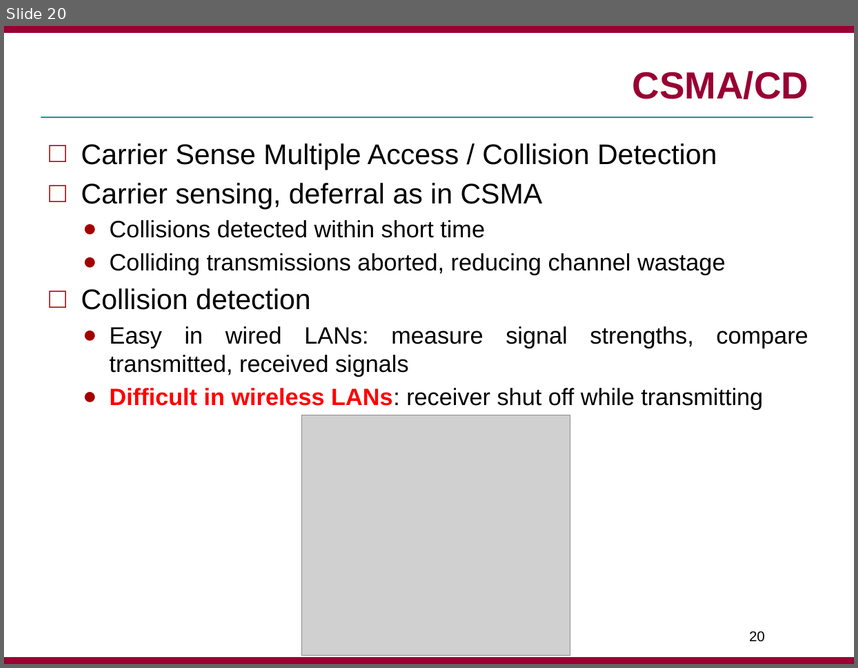
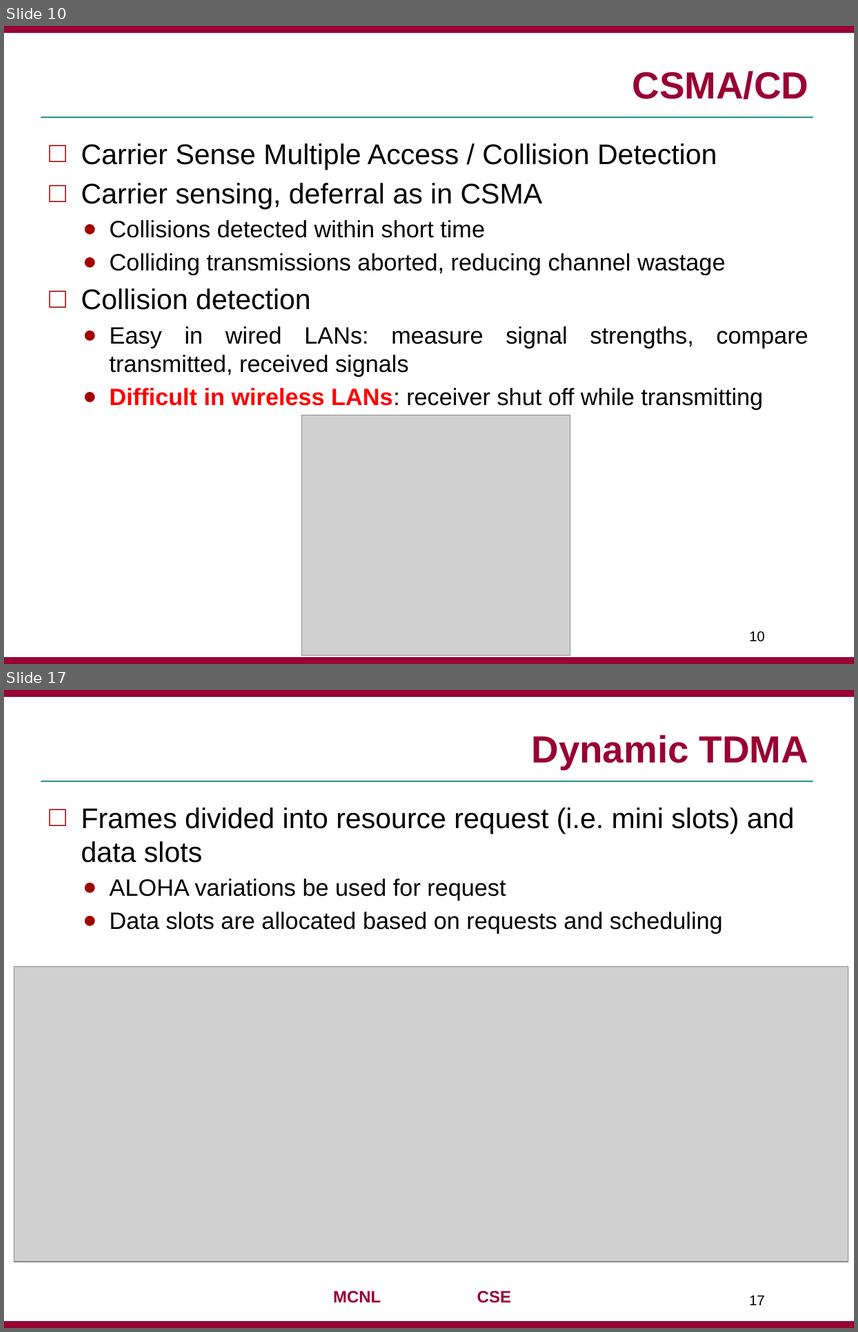
Before and after one commit to jaejunha/Paper, a slide deck: Daily(written_in_Korean)/180901.pptx. Shown one above the other, each under a label of ours: slide 20 before the commit, slides 10 and 17 after it; the slides between them are not shown. The pictures are 858x668 and 858x1332 pixels, drawn with LibreOffice and Linux fonts; fonts in the diff are those of the drawing; grey boxes stand for pictures; background and template pictures are left out. Boxes give left, top, right and bottom in pixels: in the first picture for what was removed or moved away, otherwise in the second. Text is boxed around its words. In the diff, an @@ line names an element or a change of style, - is before the commit and + after.

```diff
--- a/Daily(written_in_Korean)/180901.pptx
+++ b/Daily(written_in_Korean)/180901.pptx
@@ slide 17 added at bbox=[4, 690, 854, 1328], background #FFFFFF; not listed: 3 template elements that a slide beside it also shows @@
@@ title added at bbox=[531, 735, 809, 769], 32 pt, text #990033, bold @@
+Dynamic TDMA
@@ text added at bbox=[81, 807, 794, 934], 20 pt, text #000000 @@
+□ Frames divided into resource request (i.e. mini slots) and data slots
+  ● ALOHA variations be used for request
+  ● Data slots are allocated based on requests and scheduling
@@ picture added at bbox=[14, 966, 848, 1261] @@
@@ text added at bbox=[333, 1290, 511, 1303], 14 pt, text #990033, bold @@
+MCNL CSE
@@ page number added at bbox=[749, 1295, 765, 1305], 12 pt, text #000000 @@
+17
@@ what was slide 20 is now slide 10 @@
@@ page number at bbox=[749, 630, 765, 641]: text changed @@
-20
+10
```
Also in this commit, not shown: 4 slides changed, 7 other slides added, 12 slides removed, 1 other file.
